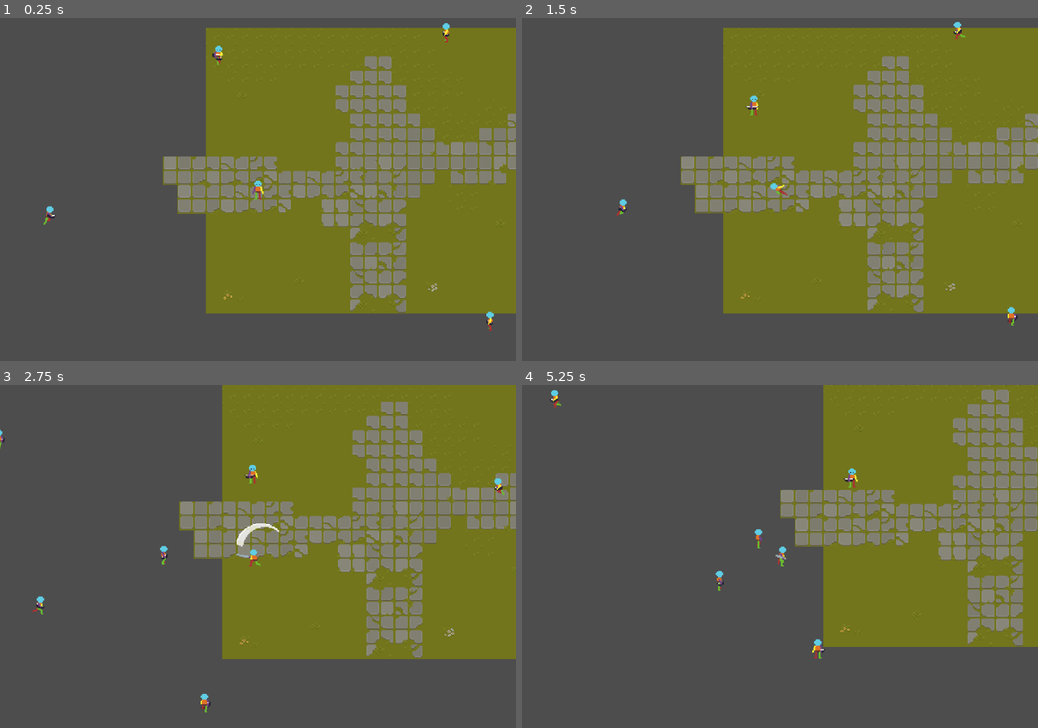
Above: before the commit, frames 1-4 (two rows, left to right).
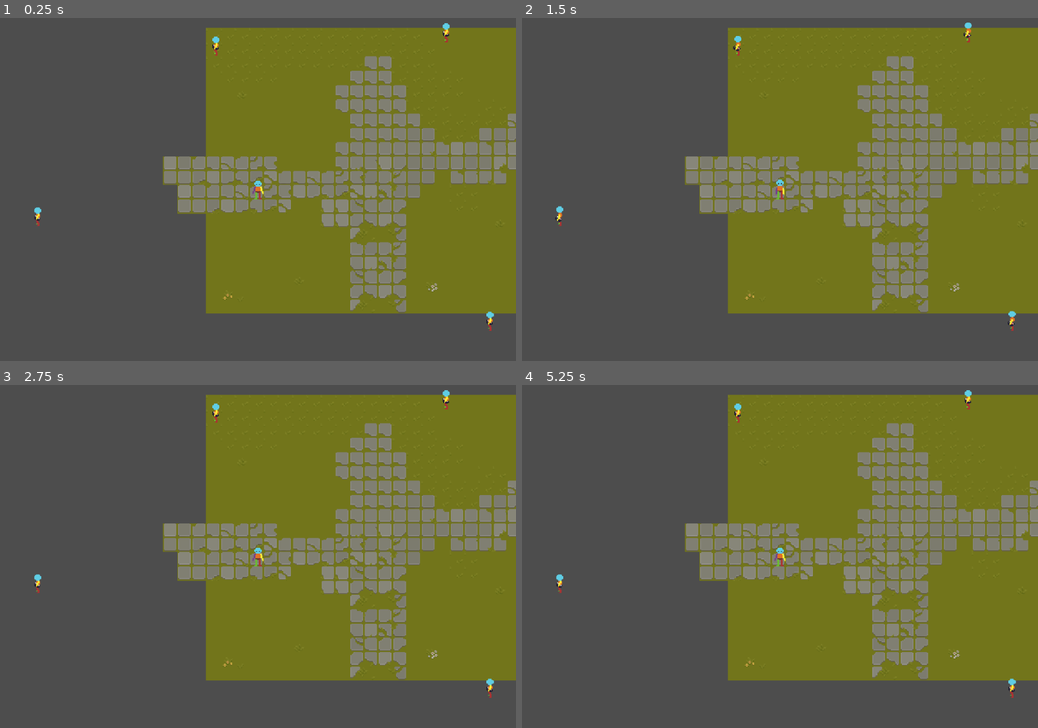
Above: after the commit, the same moments.

Repository: DmNiv/Tekoha
Game: Godot game, scene res://levels/teste.tscn
The game is run twice, just before and just after one commit, with the same random seed, the same clock (stepped at 60 frames per second) and the same inputs.
Inputs (mouse positions are in pixels of both pictures, inside the frame that each line leads up to):
- Up to frame 1 (0.25 s): no input
- Up to frame 2 (1.5 s): move the mouse to (893, 172) at 0.52 s; hold D (move_right) 0.53-1.28 s; click (893, 172) at 0.6 s; move the mouse to (676, 206) at 1.27 s; hold S (move_down) from 1.28 s (still down); right-click (676, 206) at 1.35 s
- Up to frame 3 (2.75 s): move the mouse to (309, 481) at 2.02 s; release S (move_down) at 2.03 s; hold D (move_right) from 2.03 s (still down); click (309, 481) at 2.1 s
- Up to frame 4 (5.25 s): move the mouse to (754, 625) at 2.77 s; release D (move_right) at 2.78 s; hold W (move_up) 2.78-3.53 s; right-click (754, 625) at 2.85 s; move the mouse to (934, 607) at 3.52 s; hold A (move_left) 3.53-5.03 s; click (934, 607) at 3.6 s; move the mouse to (625, 505) at 4.27 s; right-click (625, 505) at 4.35 s; move the mouse to (805, 556) at 5.02 s; hold S (move_down) from 5.03 s (still down); click (805, 556) at 5.1 s

The runs differ from the first frame. In frame 1, 0.2% of the frame differs, in the area x 6-44%, y 5-61%; in frame 2, 8.2%; in frame 3, 21%; in frame 4, 35%, in the area x 5-100%, y 0-92%.
Error after the commit: Parse Error: The member "animation_tree" already exists in parent class State. (res://player/states/state_attack01.gd:3)

Commit message:
state e state_machine atualizados

Diff:
--- a/tekoha/state_machine/state.gd
+++ b/tekoha/state_machine/state.gd
@@ -1,15 +1,21 @@
 class_name State extends Node
 
-signal Transitioned
+var owner_node: Node2D
+var animation_tree: AnimationTree
+var animation_root_node = animation_tree["parameters/playback"]
+signal Transitioned(state_name: String)
 
-func Enter():
+func enter():
 	pass
 
-func Exit():
+func exit():
 	pass
 
-func Update(_delta: float):
+func update(_delta: float):
 	pass
 
-func Physics_Update(_delta: float):
+func physics_update(_delta: float):
 	pass
+
+func transition_to(state_name: String):
+	Transitioned.emit(state_name)
--- a/tekoha/state_machine/state_machine.gd
+++ b/tekoha/state_machine/state_machine.gd
@@ -1,42 +1,41 @@
 class_name StateMachine extends Node
 
-@export var initial_state : State
+@export var initial_state: State
 
-var states : Dictionary = {}
-var current_state : State
+var states: Dictionary = {}
+var current_state: State
+var previous_state: State
 
 # Preencher o dicionário com todos os estados
-func _ready() -> void:
+func init(owner: Node2D) -> void:
 	for child in get_children():
 		if child is State:
 			states[child.name.to_lower()] = child
+			child.owner_node = owner
 			child.Transitioned.connect(change_state)
 
 		# Se existir um estado inicial, entrar e assumir como estado atual
 		if initial_state:
-			initial_state.Enter()
-			current_state = initial_state
+			change_state(initial_state.name)
 
 func _process(delta: float) -> void:
 	# Atualizando ações de acordo com o estado
 	if current_state:
-		current_state.Update(delta)
+		current_state.update(delta)
 
 func _physics_process(delta: float) -> void:
 	# Atualizando ações de acordo com o estado
 	if current_state:
-		current_state.Physics_Update(delta)
+		current_state.physics_update(delta)
 
-func change_state(state : State, new_state_name : String):
-	if state != current_state:
-		return
-
+func change_state(new_state_name: String):
 	var new_state = states.get(new_state_name.to_lower())
 	if !new_state:
 		return
 
 	if current_state:
-		current_state.Exit()
+		previous_state = current_state
+		current_state.exit()
 
-	new_state.Enter()
 	current_state = new_state
+	current_state.enter()
